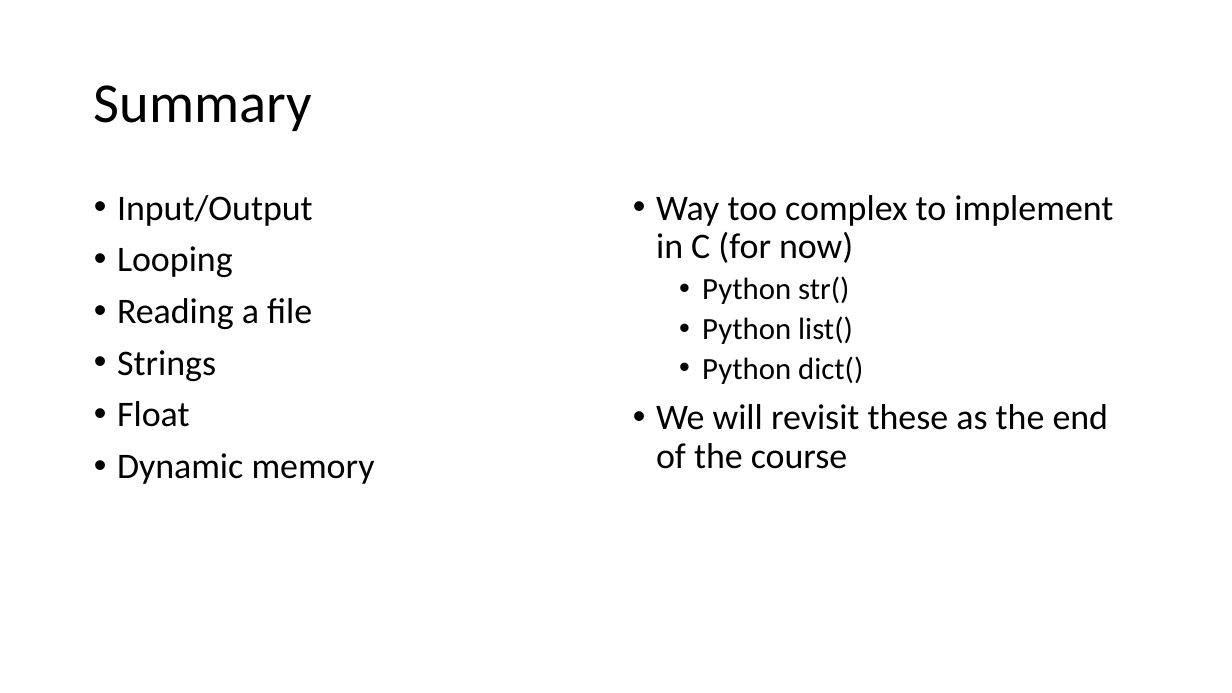
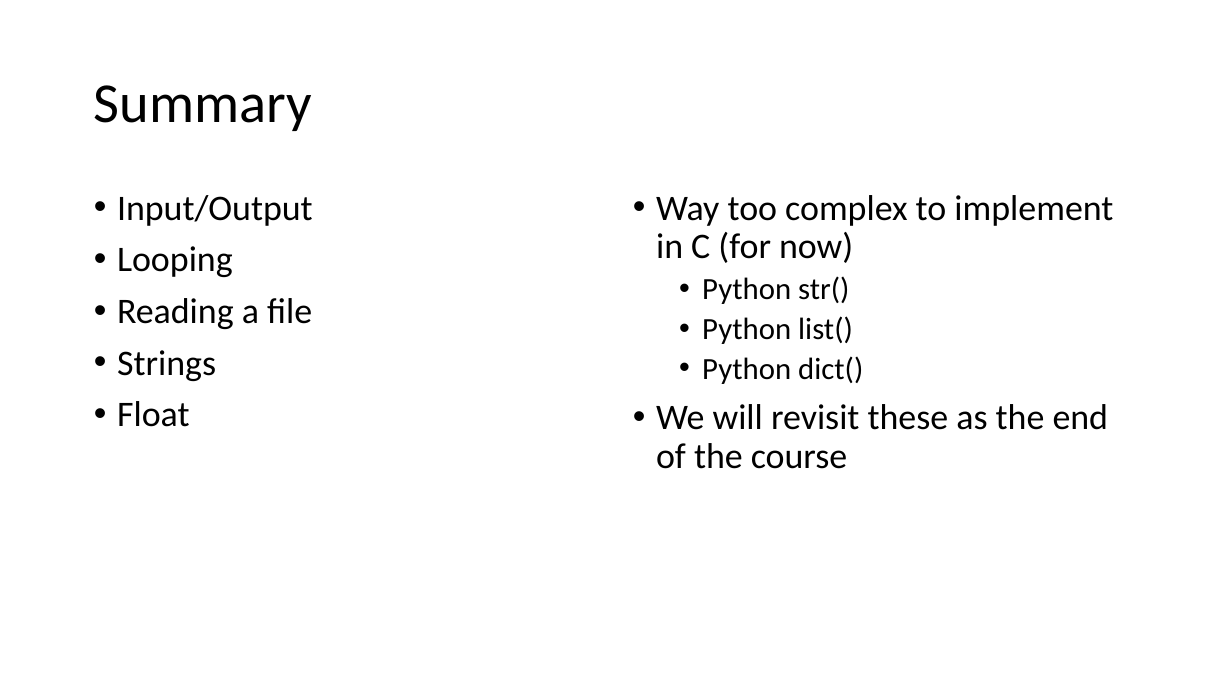
Before and after one commit to csev/cc4e, a slide deck: slide 22 of lectures/CC-02-Python.pptx (slide 27 before the commit). Drawn at 1232x693 pixels with LibreOffice and Linux fonts; fonts in the diff are those of the drawing. Boxes give left, top, right and bottom in pixels: in the first picture for what was removed or moved away, otherwise in the second. Text is boxed around its words. In the diff, an @@ line names an element or a change of style, - is before the commit and + after.

```diff
--- a/lectures/CC-02-Python.pptx
+++ b/lectures/CC-02-Python.pptx
@@ text at box(117, 453, 375, 484): paragraph removed @@
-• Dynamic memory
```
Also in this commit, not shown: 1 other slide changed, 5 slides removed, 5 other files.
